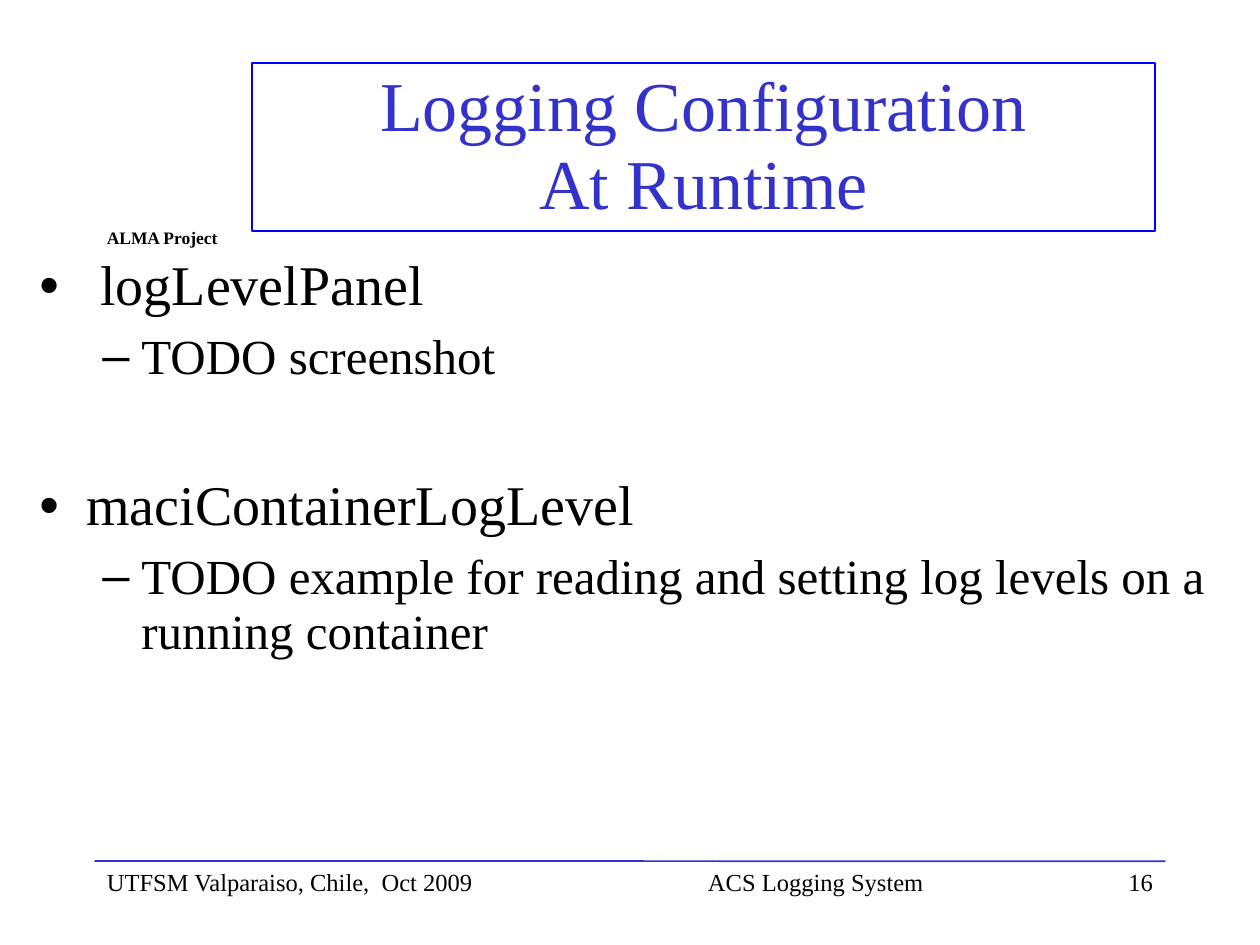
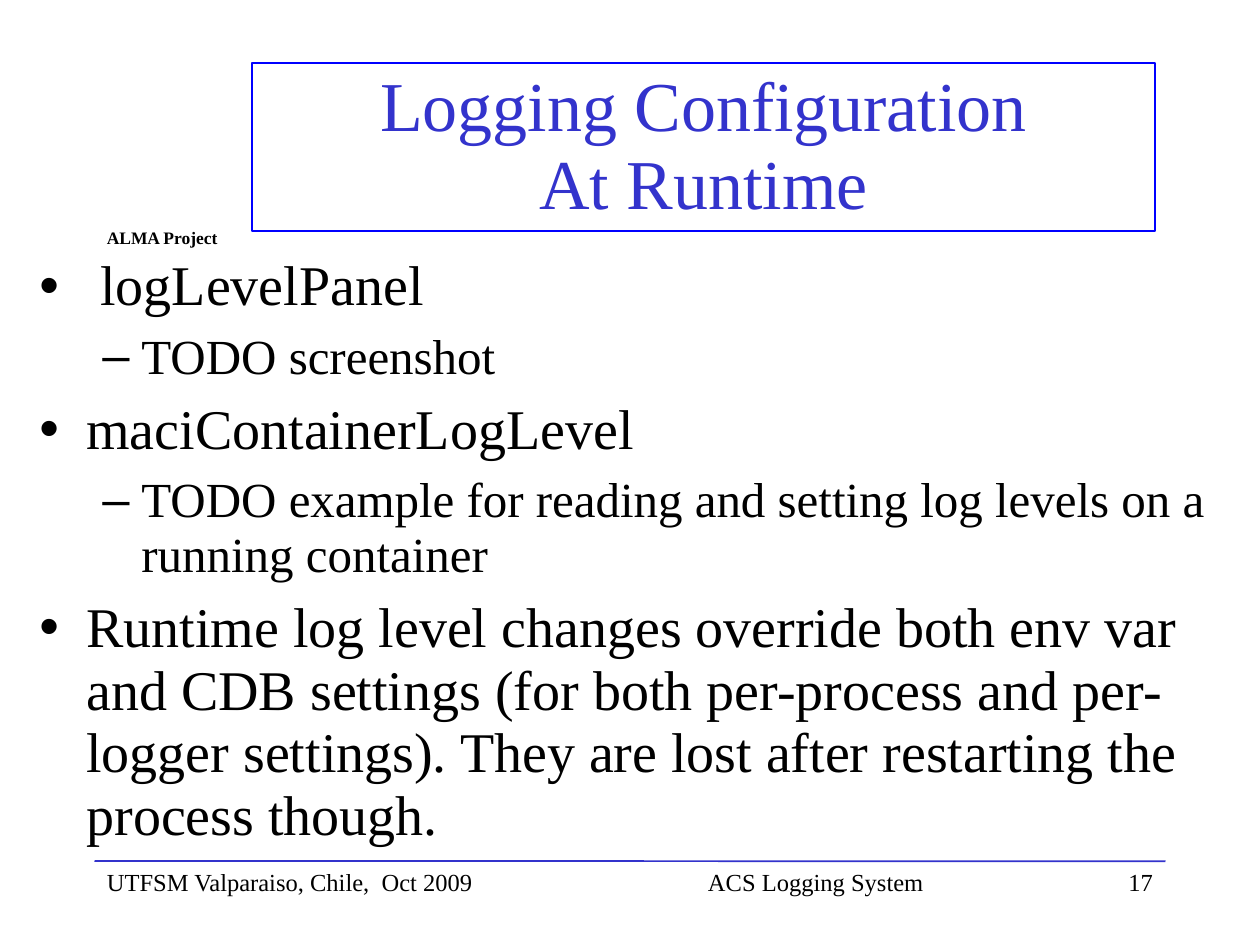
Before and after one commit to ACS-Community/ACS, a slide deck: slide 17 of Documents/ACS-Course/ACSCourse-ACSLoggingSystem.ppt (slide 16 before the commit). Drawn at 1260x945 pixels with LibreOffice and Linux fonts; fonts in the diff are those of the drawing; background and template pictures are left out. Boxes give left, top, right and bottom in pixels: in the first picture for what was removed or moved away, otherwise in the second. Text is boxed around its words. In the diff, an @@ line names an element or a change of style, - is before the commit and + after.

```diff
--- a/Documents/ACS-Course/ACSCourse-ACSLoggingSystem.ppt
+++ b/Documents/ACS-Course/ACSCourse-ACSLoggingSystem.ppt
@@ text at [86, 608, 1177, 845]: paragraph added @@
+• Runtime log level changes override both env var and CDB settings (for both per-process and per-logger settings). They are lost after restarting the process though.
@@ page number at [1128, 875, 1153, 891]: text changed @@
-16
+17
```
Also in this commit, not shown: 4 other slides changed, 1 slide added.
